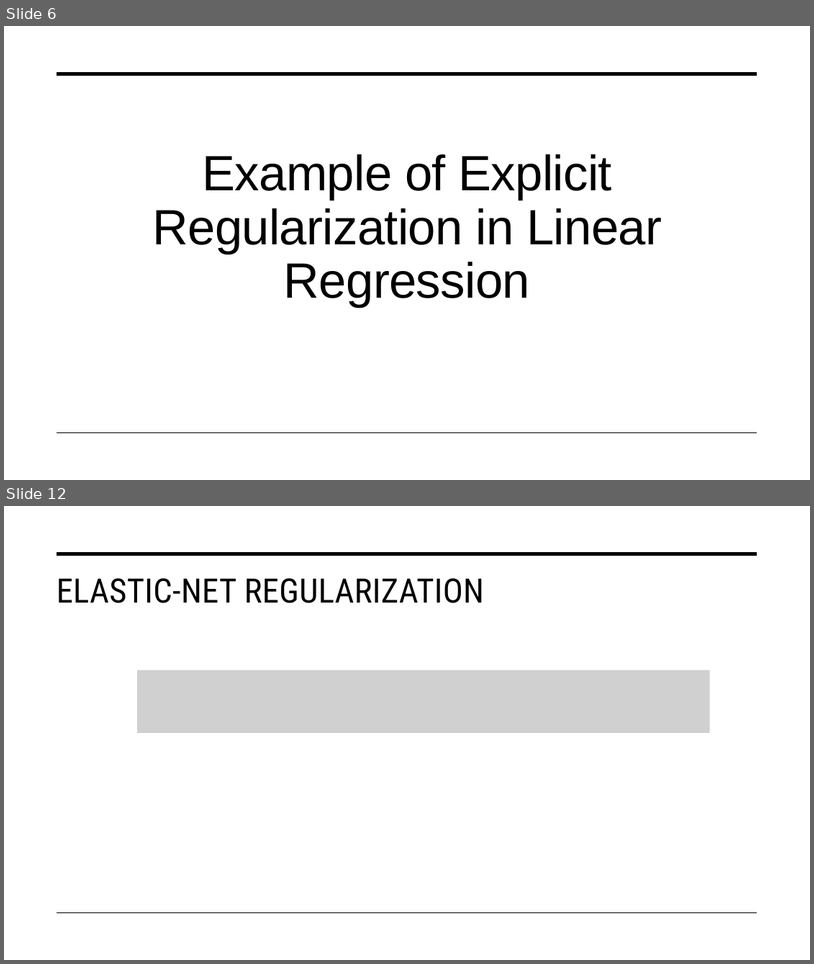
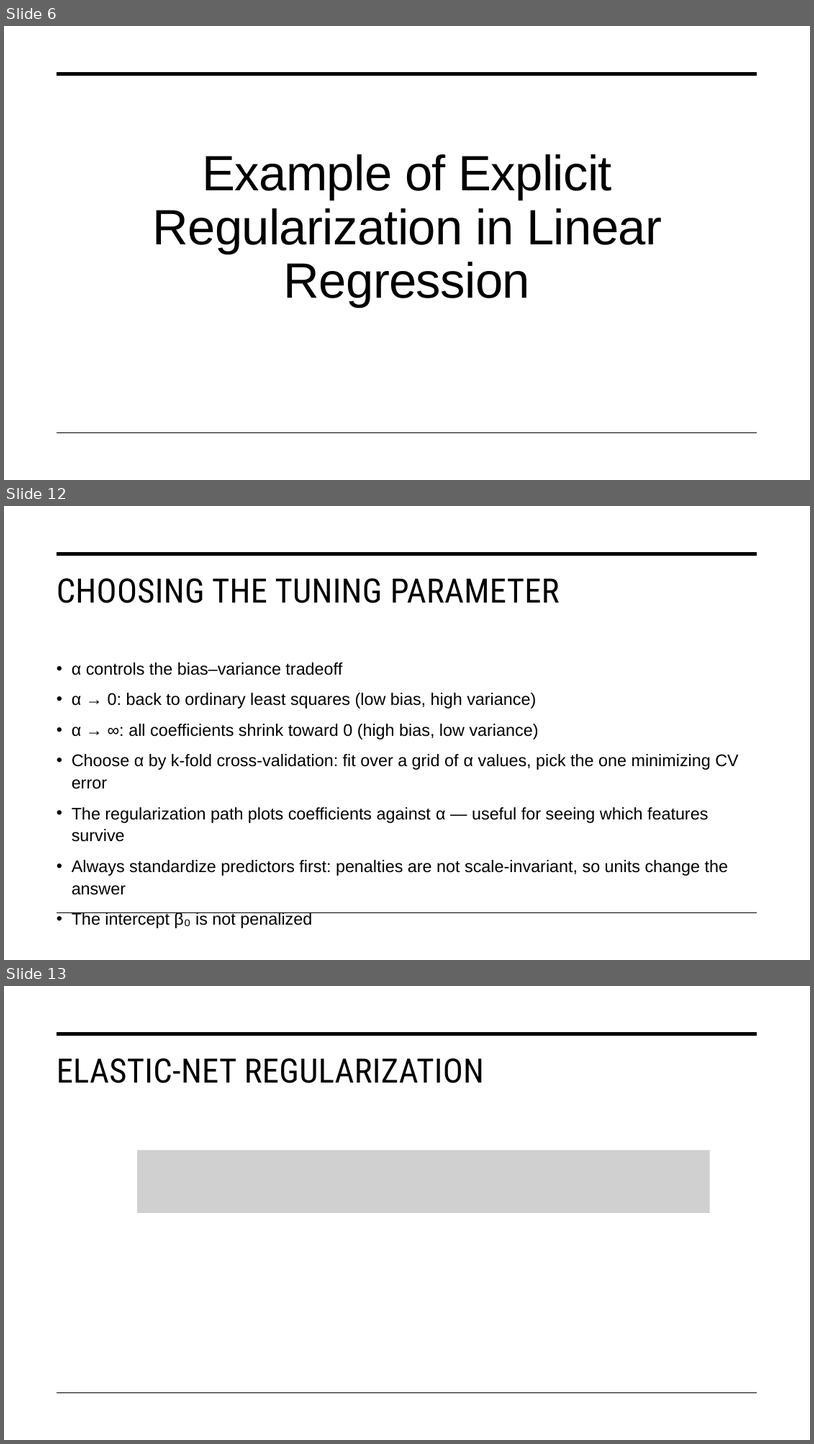
Before and after one commit to STAT-486-Fall-2026/course-content, a slide deck: slides/05-regularization.pptx. Shown one above the other, each under a label of ours: slides 6 and 12 before the commit, slides 6, 12 and 13 after it; the slides between them are not shown. The pictures are 814x964 and 814x1444 pixels, drawn with LibreOffice and Linux fonts; fonts in the diff are those of the drawing; grey boxes stand for pictures. Boxes give left, top, right and bottom in pixels: in the first picture for what was removed or moved away, otherwise in the second. Text is boxed around its words. In the diff, an @@ line names an element or a change of style, - is before the commit and + after.

```diff
--- a/slides/05-regularization.pptx
+++ b/slides/05-regularization.pptx
@@ slide 12 added at box(4, 506, 810, 960), background #FFFFFF; not listed: 2 template elements that a slide beside it also shows @@
@@ title added at box(57, 578, 560, 603), 40 pt, text #000000 @@
+CHOOSING THE TUNING PARAMETER
@@ text added at box(72, 662, 738, 895), 20 pt, text #000000 @@
+• α controls the bias–variance tradeoff
+• α → 0: back to ordinary least squares (low bias, high variance)
+• α → ∞: all coefficients shrink toward 0 (high bias, low variance)
+• Choose α by k-fold cross-validation: fit over a grid of α values, pick the one minimizing CV error
+• The regularization path plots coefficients against α — useful for seeing which features survive
+• Always standardize predictors first: penalties are not scale-invariant, so units change the answer
+• The intercept β₀ is not penalized
@@ what was slide 12 is now slide 13 @@
```
Also in this commit, not shown: 6 slides changed, 4 other slides added, 1 slide removed, 1 other file.
